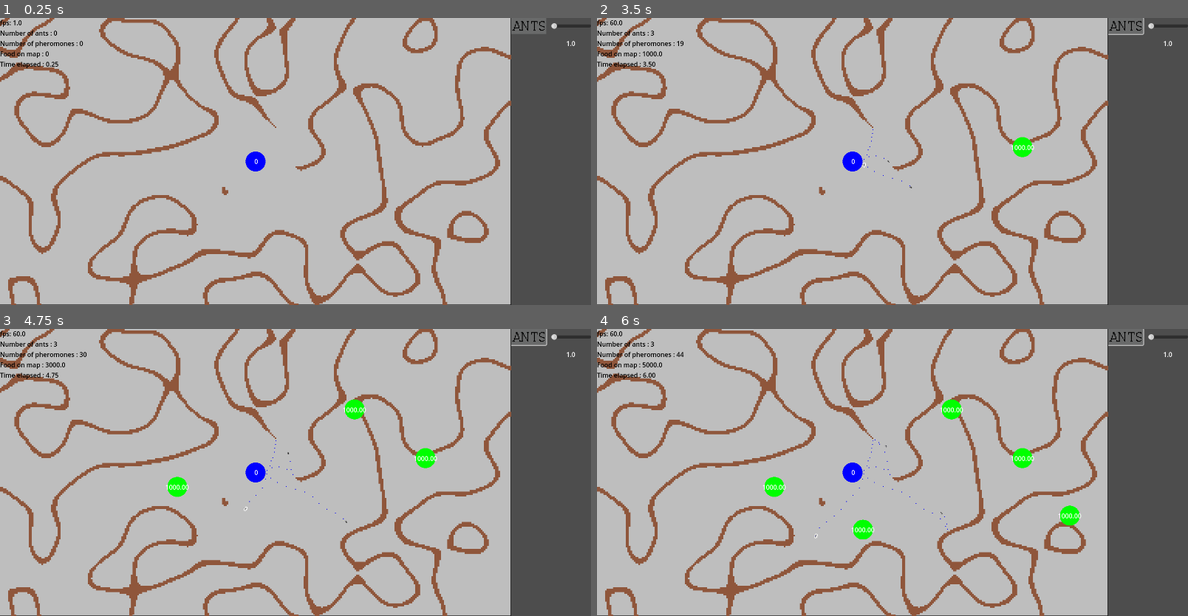
Above: before the commit, frames 1-4 (two rows, left to right).
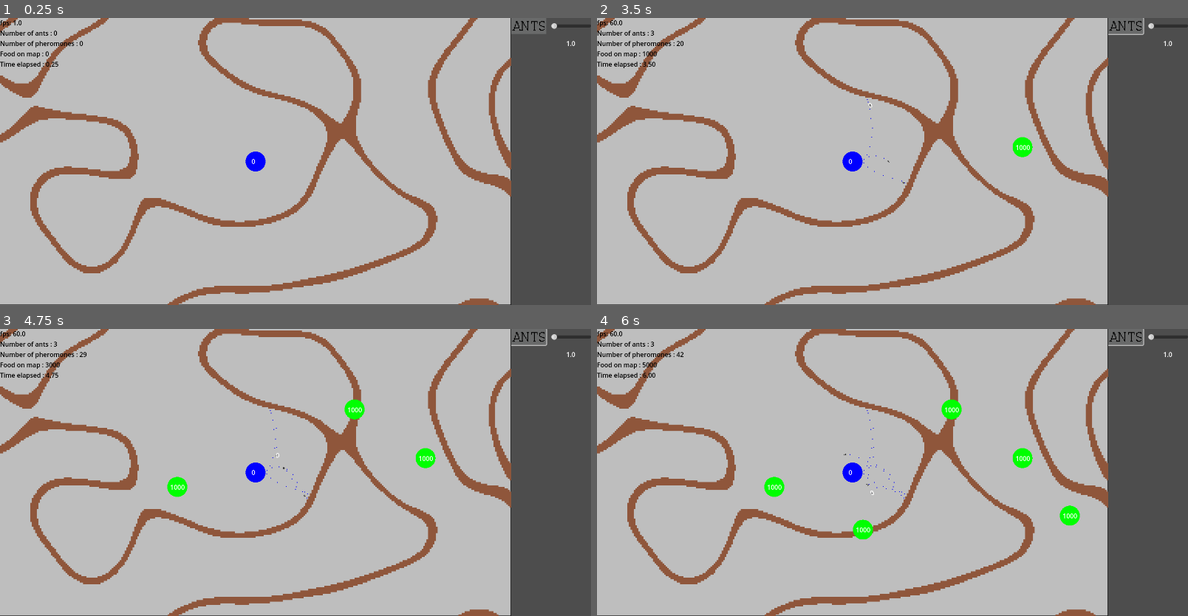
Above: after the commit, the same moments.

Repository: zPrisim/ArtificialAnts
Game: Godot game, scene res://scenes/simulation.tscn
The game is run twice, just before and just after one commit, with the same random seed, the same clock (stepped at 60 frames per second) and the same inputs.
Inputs (mouse positions are in pixels of both pictures, inside the frame that each line leads up to):
- Up to frame 1 (0.25 s): no input
- Up to frame 2 (3.5 s): click (1122, 26) at 0.5 s; click (1122, 26) at 1.25 s; click (1122, 26) at 2 s; move the mouse to (1022, 147) at 2.77 s; click (1022, 147) at 2.92 s
- Up to frame 3 (4.75 s): move the mouse to (177, 486) at 3.52 s; click (177, 486) at 3.67 s; move the mouse to (354, 409) at 4.27 s; click (354, 409) at 4.42 s
- Up to frame 4 (6 s): move the mouse to (862, 529) at 5.02 s; click (862, 529) at 5.17 s; move the mouse to (1069, 515) at 5.77 s; click (1069, 515) at 5.92 s

The runs differ from the first frame. In frame 1, 17% of the frame differs, in the area x 0-87%, y 0-100%; in frame 2, 17%; in frame 3, 17%; in frame 4, 17%.

Commit message:
ajout supp nourriture, temps de vie fourmis, visuels

Diff:
--- a/project.godot
+++ b/project.godot
@@ -80,3 +80,4 @@
 [rendering]
 
 textures/canvas_textures/default_texture_filter=0
+anti_aliasing/screen_space_roughness_limiter/enabled=false
--- a/scenes/SimulationUi.tscn
+++ b/scenes/SimulationUi.tscn
@@ -51,7 +51,6 @@
 custom_minimum_size = Vector2(90, 40)
 layout_mode = 2
 min_value = 1.0
-max_value = 200.0
 value = 1.0
 rounded = true
 
--- a/scenes/ant.tscn
+++ b/scenes/ant.tscn
@@ -11,7 +11,7 @@
 height = 7.99991
 
 [sub_resource type="CircleShape2D" id="CircleShape2D_acg2n"]
-radius = 4.90698
+radius = 5.991
 
 [sub_resource type="CircleShape2D" id="CircleShape2D_1c1h0"]
 radius = 34.0
@@ -48,9 +48,9 @@
 metadata/_edit_use_anchors_ = true
 
 [node name="rightAntenna" type="Area2D" parent="."]
-position = Vector2(10.0186, -5.99539)
+position = Vector2(11.0093, -8.00002)
 collision_layer = 0
-collision_mask = 8
+collision_mask = 0
 monitorable = false
 script = ExtResource("4_8svqu")
 
@@ -58,9 +58,9 @@
 shape = SubResource("CircleShape2D_acg2n")
 
 [node name="leftAntenna" type="Area2D" parent="."]
-position = Vector2(-9.98141, -6.00469)
+position = Vector2(-10.9907, -8.00002)
 collision_layer = 0
-collision_mask = 8
+collision_mask = 0
 monitorable = false
 script = ExtResource("4_8svqu")
 
@@ -68,9 +68,9 @@
 shape = SubResource("CircleShape2D_acg2n")
 
 [node name="centre" type="Area2D" parent="."]
-position = Vector2(0.0279067, -14.0001)
+position = Vector2(0.0186043, -16.0001)
 collision_layer = 0
-collision_mask = 8
+collision_mask = 0
 monitorable = false
 script = ExtResource("4_8svqu")
 
--- a/scenes/map.tscn
+++ b/scenes/map.tscn
@@ -4,6 +4,7 @@
 [ext_resource type="Script" uid="uid://bdhtfrm48qe5s" path="res://scripts/map.gd" id="2_paxxb"]
 
 [sub_resource type="PhysicsMaterial" id="PhysicsMaterial_4xfga"]
+friction = 0.0
 
 [sub_resource type="TileSetAtlasSource" id="TileSetAtlasSource_paxxb"]
 texture = ExtResource("1_4xfga")
--- a/scenes/simulation.tscn
+++ b/scenes/simulation.tscn
@@ -55,8 +55,8 @@
 shape = SubResource("CircleShape2D_ik8a0")
 
 [node name="antHillFoodNumber" type="Label" parent="antHill"]
-offset_left = -3.0
+offset_left = -10.0
 offset_top = -12.0
-offset_right = 4.0
+offset_right = 10.0
 offset_bottom = 11.0
 script = ExtResource("5_mwrr7")
--- a/scripts/ant_movement.gd
+++ b/scripts/ant_movement.gd
@@ -5,7 +5,6 @@
 @onready var rightSensor = $rightAntenna
 @onready var centreSensor = $centre
 @onready var leftSensor = $leftAntenna
-
 
 @onready var closePheromone = $closePheromone
 @onready var vision = $antVision
@@ -32,30 +31,40 @@
 var hadFood: bool
 var lastFood : Node2D
 
-const TIME_TO_UPDATE = 0.10
+const TIME_TO_UPDATE = 0.20
 var updateTimer : Timer
 
+var lifeTime = Settings.antLifeTime
+var lifeTimer : Timer
+
+
 var distMax = 1000
 
 var sensor_direction : Vector2 = Vector2(0,0)
-
 
 func _ready():
 	add_to_group("ant")
 	currentState = STATE.SEARCHING
+	lifeTimer = Timer.new()
 	updateTimer = Timer.new()
-
+	pheromoneSpawnTimer = Timer.new()
+
+	lifeTimer.connect("timeout", _on_timer_life)
 	updateTimer.connect("timeout", _on_timer_update)
+	pheromoneSpawnTimer.connect("timeout", _onTimerPheromoneSpawnTime)
 
 	hasFood = false
-	pheromoneSpawnTimer = Timer.new()
-	pheromoneSpawnTimer.connect("timeout", _onTimerPheromoneSpawnTime)
+	add_child(lifeTimer)
 	add_child(pheromoneSpawnTimer)
 	add_child(updateTimer)
+	lifeTimer.start(lifeTime)
 	pheromoneSpawnTimer.start(pheromoneSpawnTimeDelay)
 	updateTimer.start(TIME_TO_UPDATE)
 
 
+func _on_timer_life():
+	get_parent().toBeDeadAnts.append(self)
+	get_parent().ants.erase(self)
 
 func _on_timer_update():
 	if !hasFood:
@@ -128,9 +137,9 @@
 	if currentState == STATE.SEARCHING && lastFood == null:
 		desiredDirection =  (desiredDirection + sensor_direction + (randomPoint * wanderStrength)).normalized()
 	elif currentState == STATE.SEARCHING && lastFood != null:
-		desiredDirection =  (desiredDirection + sensor_direction).normalized()
+		desiredDirection =  (desiredDirection + sensor_direction + (randomPoint * 0.05)).normalized()
 	elif currentState == STATE.RETURNING:
-		desiredDirection =  (desiredDirection + sensor_direction).normalized()
+		desiredDirection =  (desiredDirection + sensor_direction  + (randomPoint * 0.1)).normalized()
 
 	desiredVelocity = desiredDirection * maxSpeed
 	desiredSteeringForce = (desiredVelocity - velocity) * steerStrength
@@ -142,7 +151,7 @@
 
 func TurnAround() -> void: # A modifier, les fourmis se bloquent
 	velocity = -velocity * 0.2 # on ralenti la vitesse
-	desiredDirection = velocity
+	desiredDirection = velocity + Vector2((randf() - 0.5) *5,(randf() - 0.5)*5)
 
 
 func sumArray(a : Array):
@@ -207,11 +216,13 @@
 	return Vector2(0,0)
 
 func handleFood(f):
-	if(f.foodValue > 1):
+	if(f.foodValue > 0):
 		currentState = STATE.RETURNING
 		f.foodValue -= 1
 		hasFood = true
 	else:
+		get_parent().foods.erase(f)
+		get_parent().remove_child(f)
 		f.queue_free()
 
 func isNear(pA : Array, n : Node2D) -> Vector2:
@@ -238,7 +249,6 @@
 			if !hadFood:
 				lastFood = collider
 				hadFood = true
-				queue_redraw()
 		elif collider.is_in_group("antHill") and hasFood:
 			hasFood = false
 			currentState = STATE.SEARCHING
@@ -249,8 +259,11 @@
 
 
 func _draw() -> void:
-	if hasFood:
-		draw_circle(Vector2(0, -5), 2.5, Color.GREEN, 5)
+	if currentState == STATE.RETURNING:
+		draw_circle(Vector2(0, -5), 2.5, Color.GREEN, 3)
+	elif currentState == STATE.SEARCHING and lastFood != null:
+		draw_circle(Vector2(0, -5), 2.5, Color.YELLOW, 3)
+
 """
 	draw_circle(rightSensor.position,$CollisionShape2D.shape.radius,Color.VIOLET,0)
 	draw_circle(centreSensor.position,$CollisionShape2D.shape.radius,Color.VIOLET,0)
--- a/scripts/food.gd
+++ b/scripts/food.gd
@@ -2,7 +2,7 @@
 @onready var foodCollision = $foodCollision
 
 var radius : float
-var foodValue : float
+var foodValue : int
 
 
 func _ready():
--- a/scripts/food_size.gd
+++ b/scripts/food_size.gd
@@ -2,4 +2,4 @@
 
 
 func _process(_delta):
-	text = str( "%5.2f" % get_parent().foodValue )
+	text = str(get_parent().foodValue )
--- a/scripts/map.gd
+++ b/scripts/map.gd
@@ -9,7 +9,7 @@
 func _ready() -> void:
 	randomize()
 	fnl.seed = randi()
-	fnl.frequency = 0.02
+	fnl.frequency = 0.01
 	fnl.noise_type =FastNoiseLite.TYPE_SIMPLEX_SMOOTH
 	fnl.fractal_type = FastNoiseLite.FRACTAL_FBM
 	fnl.fractal_octaves = 1
@@ -33,7 +33,7 @@
 
 func generateMap():
 	var center = Vector2(160, 90)
-	var radius = 20
+	var radius = 10
 
 	for x in 320:
 		for y in 180:
@@ -58,7 +58,7 @@
 		else:
 			right_click_held = false
 
-	var width = 2
+	var width = 1.5
 	if event is InputEventMouseMotion and right_click_held and event.position.x < 1280 - width:
 		var cell : Vector2i = local_to_map(event.position)
 		if width == 1:
--- a/scripts/pheromone.gd
+++ b/scripts/pheromone.gd
@@ -15,7 +15,7 @@
 var deathTimer : Timer
 var lifeTimer : Timer
 
-var lifeTime = 15.0
+var lifeTime = Settings.pheromoneLifTime
 
 func _ready():
 	add_to_group("pheromone")
@@ -52,10 +52,13 @@
 
 
 func reset_timer():
-	deathTimer.start()
+	if deathTimer.is_inside_tree():
+		deathTimer.start()
 
 
 func _on_timer_deathTime():
-	get_parent().pheromones.erase(self)
-	get_parent().remove_child(self)
-	queue_free()
+	if is_inside_tree():
+		if self in get_parent().pheromones:
+			get_parent().pheromones.erase(self)
+		get_parent().remove_child(self)
+		queue_free()
--- a/scripts/settings.gd
+++ b/scripts/settings.gd
@@ -1,4 +1,7 @@
 extends Node
 
 enum types {HOME, FOOD}
-var pheromoneSpawnTimeDelay = 0.3
+const pheromoneSpawnTimeDelay : float = 0.3
+const pheromoneLifTime : float = 20.0
+const antLifeTime : float = 120.0
+const antSpawnCheckDelay : float = 5.0
--- a/scripts/simulation.gd
+++ b/scripts/simulation.gd
@@ -10,23 +10,38 @@
 var antHillPos = Vector2(640,360)
 
 var ants : Array
+var toBeDeadAnts : Array
 var foods : Array
 var pheromones : Array
 
+var lastFoodNumber : float
 
 var antNumber : int = 200
 
-var startTime = 0
+var startTime = 0 # pour l'affichage -> infos
+
+var antTimer : Timer
+var antSpawnTime: float = Settings.antSpawnCheckDelay
+
+
 
 func _ready():
 	startTime = Time.get_unix_time_from_system()
 	SimulationUi.ant_button_pressed.connect(_on_ant_button_pressed)
 
-	#Engine.set_time_scale(2)
-	#Engine.max_physics_steps_per_frame = 1;
+	antTimer = Timer.new()
+
+	antTimer.connect("timeout", _on_timer_check)
+
+	add_child(antTimer)
+
+
 	var instMap = map.instantiate()
 	add_child(instMap)
 	antHill.position =antHillPos
+
+	antTimer.start(antSpawnTime)
+
 """
 	instMapPheromoneHome = pheromoneMap.instantiate()
 	instMapPheromoneHome.type = Settings.types.HOME
@@ -44,6 +59,17 @@
 
 	#ants_around_anthill(25.0,ant,antNumber,0.0)
 
+func _on_timer_check():
+	print_orphan_nodes()
+	if  antHill.foodNumber - lastFoodNumber >= 5:
+		ants_around_anthill(antHill.global_position, 25.0,ant,(antHill.foodNumber - int(lastFoodNumber))%10,0.0)
+		lastFoodNumber = antHill.foodNumber
+	for a in toBeDeadAnts:
+		if !a.hasFood:
+			toBeDeadAnts.erase(a)
+			remove_child(a)
+			a.queue_free()
+
 
 func _on_ant_button_pressed():
 	ants_around_anthill(antHill.global_position, 25.0,ant,SimulationUi.antSlider.value,0.0)
@@ -53,6 +79,13 @@
 	if event is InputEventMouseButton and event.is_pressed():
 		if event.position.x < 1280 and event.position.y < 720:
 			if event.button_index == MOUSE_BUTTON_LEFT:
+				for f in foods:
+					if f.global_position.distance_to(event.position) <= f.radius:
+						f.queue_free()
+
+						remove_child(f)
+						foods.erase(f)
+						return
 				spawn_food_source(event.position, 25.0)
 			#elif event.button_index == MOUSE_BUTTON_RIGHT:
 
